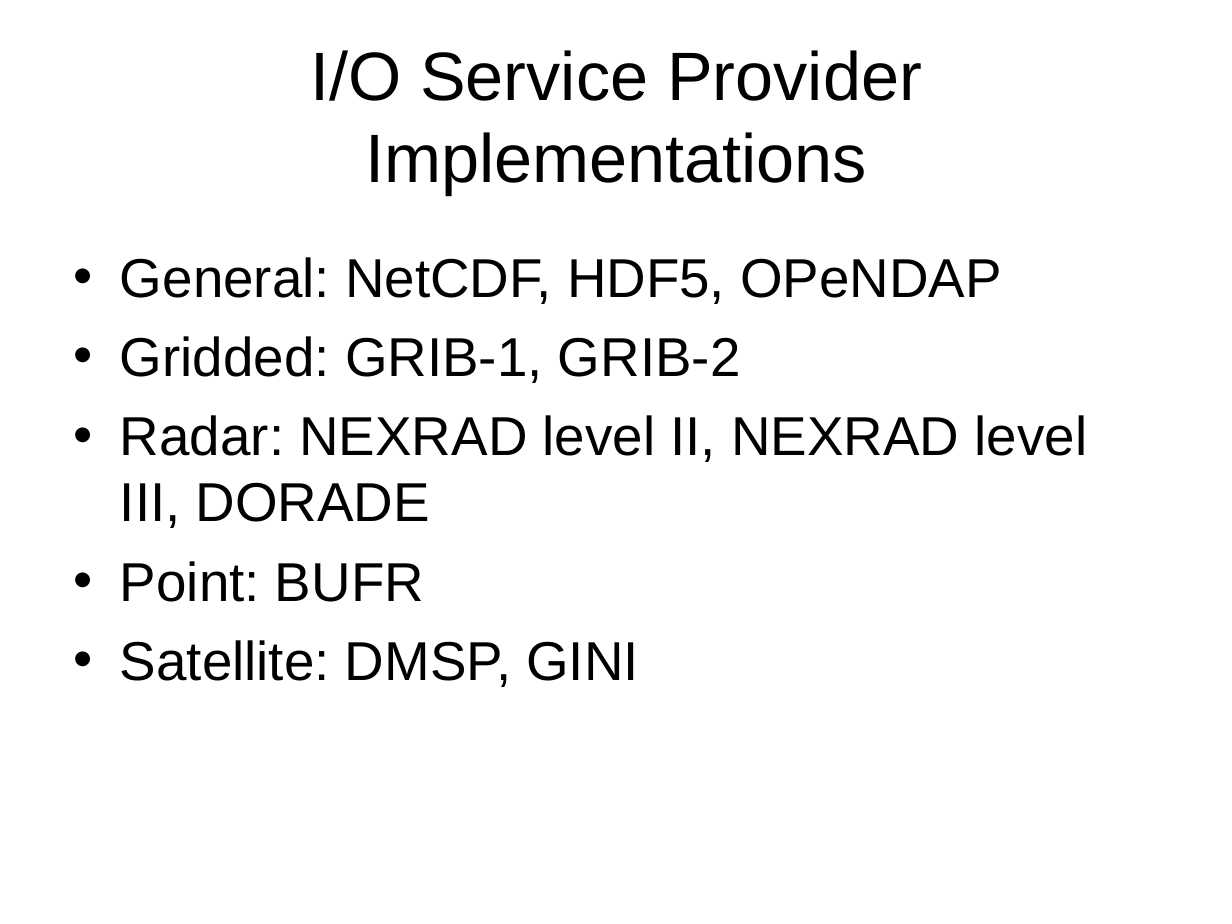
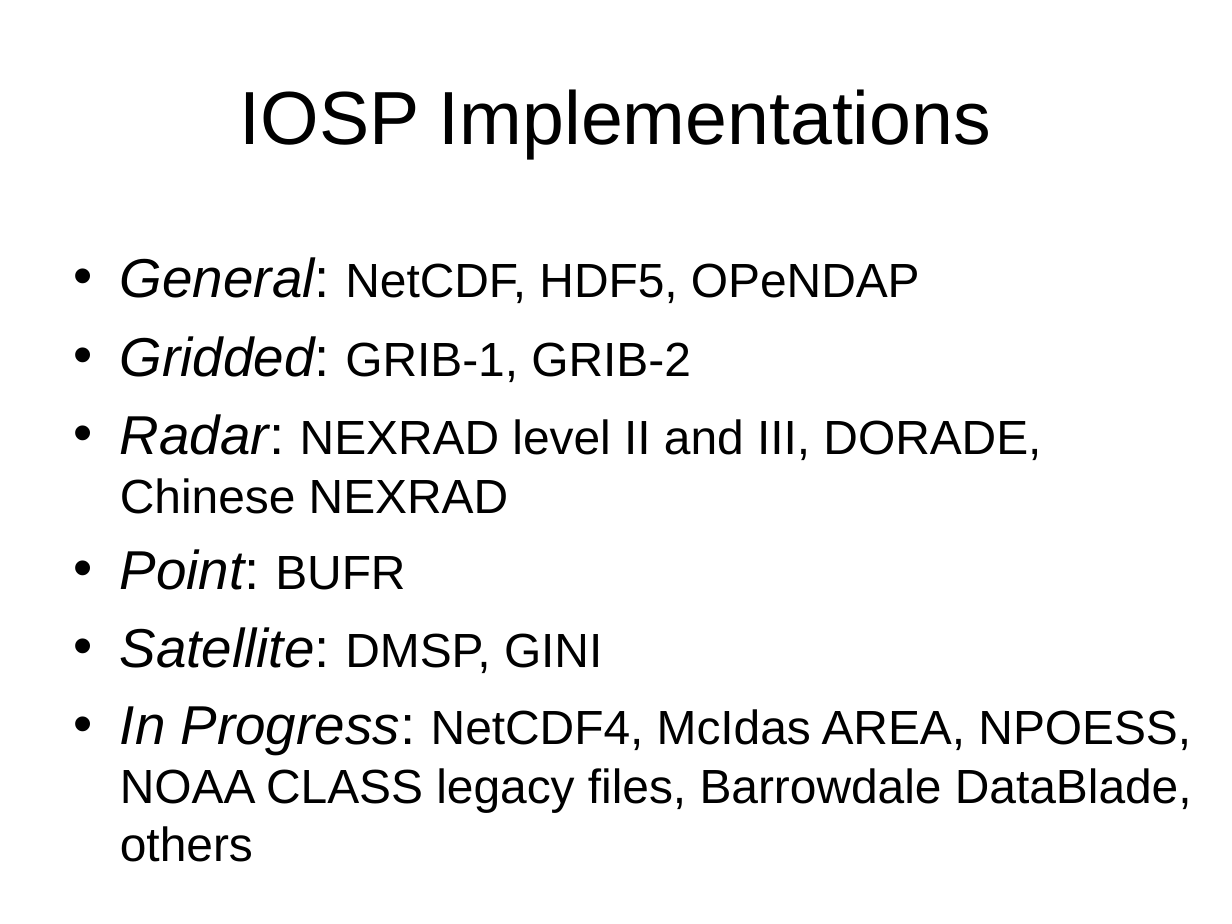
Before and after one commit to ooici-eoi/THREDDS, a slide deck: slide 8 of docs/web/netcdf-java/site/tutorial/CDMoverview.ppt. Drawn at 1232x924 pixels with LibreOffice and Linux fonts; fonts in the diff are those of the drawing; background and template pictures are left out. Boxes give left, top, right and bottom in pixels: in the first picture for what was removed or moved away, otherwise in the second. Text is boxed around its words. In the diff, an @@ line names an element or a change of style, - is before the commit and + after.

```diff
--- a/docs/web/netcdf-java/site/tutorial/CDMoverview.ppt
+++ b/docs/web/netcdf-java/site/tutorial/CDMoverview.ppt
@@ title at <box>240,89,991,158</box>: text changed; size 40 to 44 pt @@
-I/O Service Provider Implementations
+IOSP Implementations
@@ text at <box>120,257,920,673</box>: size 32 to 28 pt in "NetCDF, HDF5, OPeNDAP", "GRIB-1, GRIB-2", "BUFR", "DMSP, GINI"; italic on in "General:", "Gridded:", "Point:", "Satellite:"; less space between paragraphs @@
@@ text at <box>120,414,1041,514</box>: text changed; size 32 to 28 pt @@
-• Radar: NEXRAD level II, NEXRAD level III, DORADE
+• Radar: NEXRAD level II and III, DORADE, Chinese NEXRAD
@@ text at <box>120,706,1192,862</box>: paragraph added @@
+• In Progress: NetCDF4, McIdas AREA, NPOESS, NOAA CLASS legacy files, Barrowdale DataBlade, others
```
Also in this commit, not shown: 2 other slides changed, 3 slides added, 9 other files.
